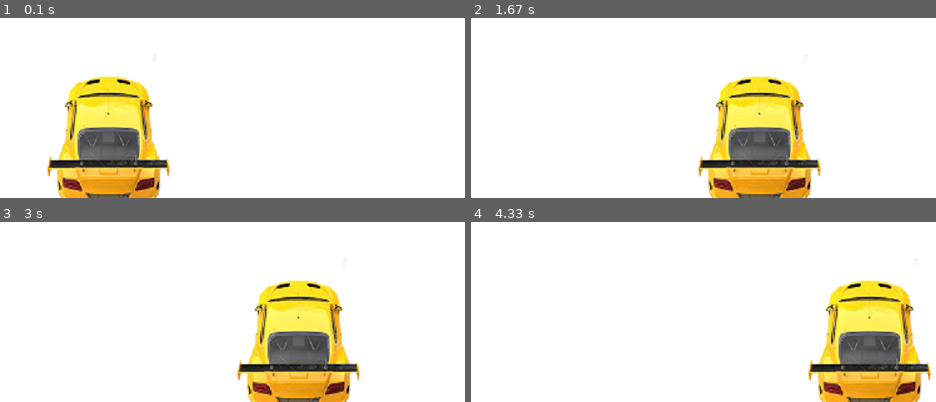
Above: before the commit, frames 1-4 (two rows, left to right).
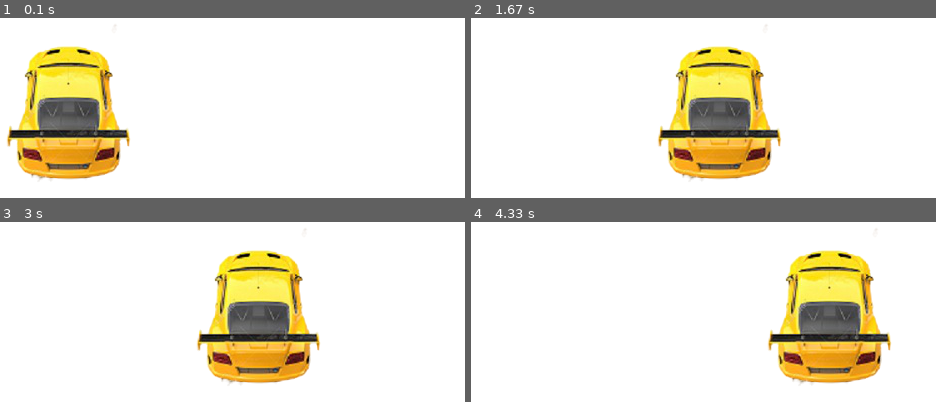
Above: after the commit, the same moments.

Repository: aryamanak10/100-Days-of-ML
Game: pygame game, started from Week 2 - Game Development - PyGame/Game.py
Two runs of this game, one before a commit and one after it. Both use one fixed random seed, a clock stepped at 60 frames per second and the inputs below.
Inputs:
- Up to frame 1 (0.1 s): no input
- Up to frame 2 (1.67 s): hold Right 0.33-0.8 s; hold Right 0.83-1.3 s; hold Left from 1.33 s (still down)
- Up to frame 3 (3 s): release Left at 1.87 s; hold Left 1.9-2.3 s; hold Right 2.33-2.97 s
- Up to frame 4 (4.33 s): hold Left 3-3.47 s; hold Right 3.5-3.97 s; hold Right from 4 s (still down)

The runs differ from the first frame. In frame 1, 21% of the frame differs, in the area x 1-37%, y 3-100%; in frame 2, 21%; in frame 3, 21%; in frame 4, 21%.

Commit message:
Added Relative Path for the Image

Diff:
--- a/Week 2 - Game Development - PyGame/Game.py
+++ b/Week 2 - Game Development - PyGame/Game.py
@@ -1,8 +1,6 @@
 import pygame
 
-
 pygame.init()
-
 
 display_width = 800
 display_height = 600
@@ -15,13 +13,13 @@
 
 clock = pygame.time.Clock()
 crashed = False
-carImg = pygame.image.load('Car.png')
+carImg = pygame.image.load('Week 2 - Game Development - PyGame\Car.png')
 
 def car(x,y):
     gameDisplay.blit(carImg, (x,y))
 
-x =  (display_width * 0.40)
-y = (display_height * 0.75)
+x =  (display_width * 0.35)
+y = (display_height * 0.70)
 x_change = 0
 
 while not crashed:
